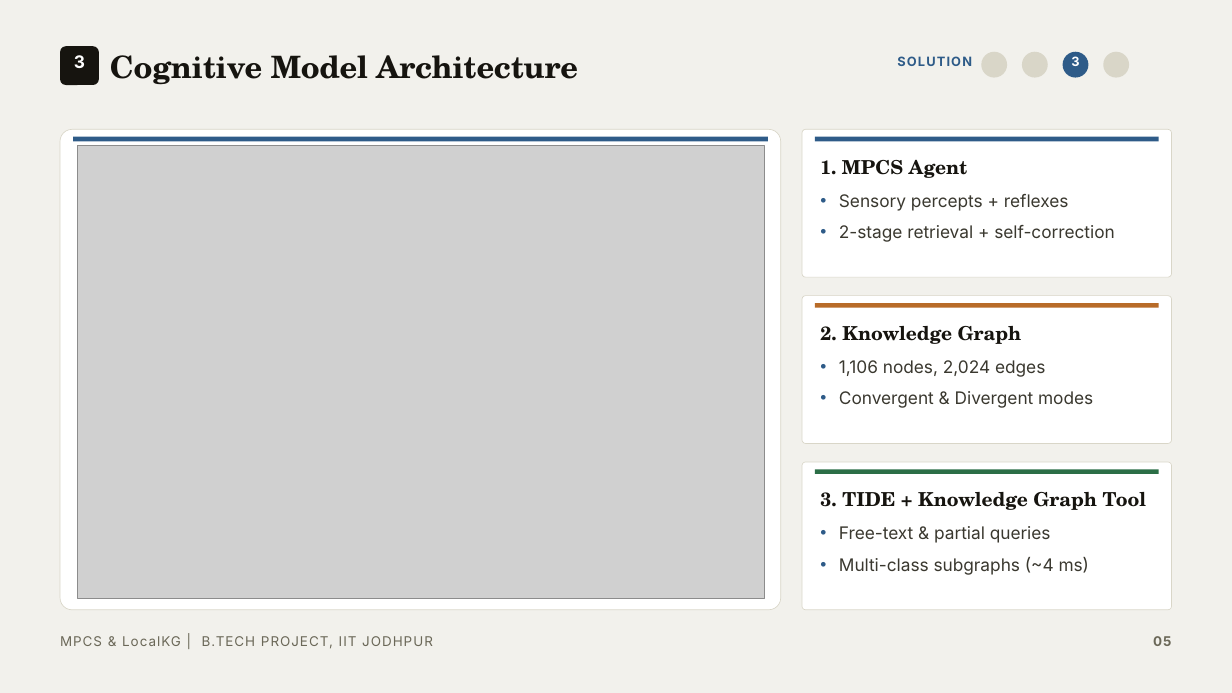
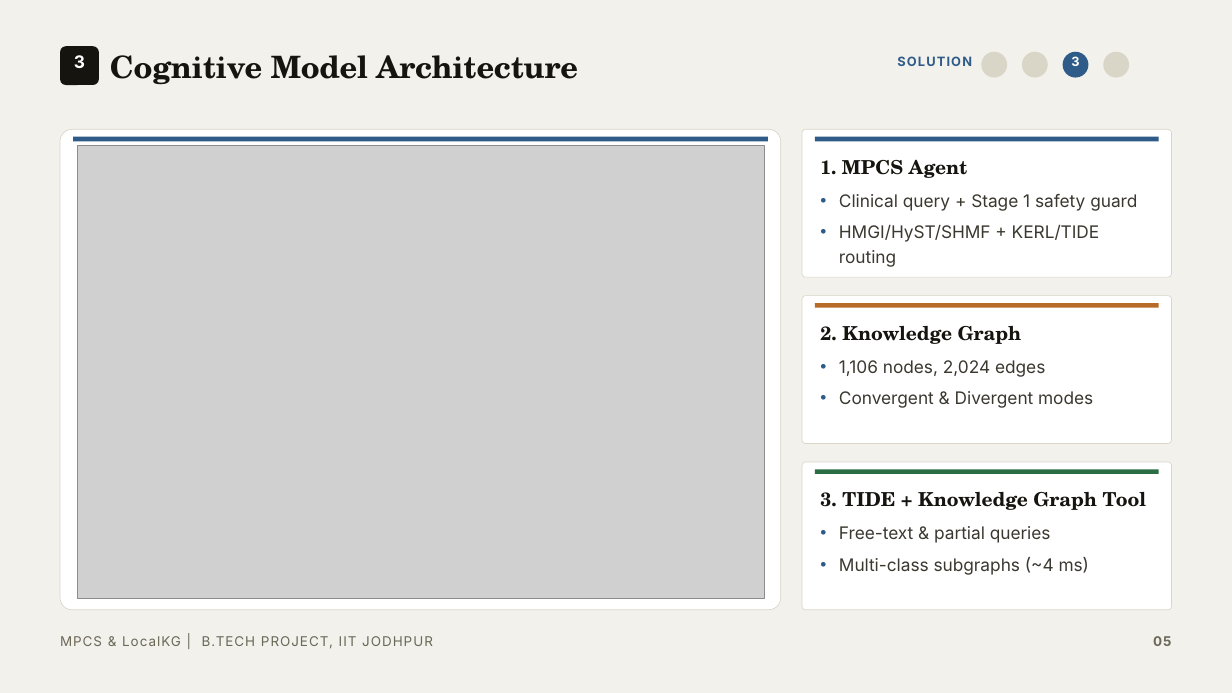
Before and after one commit to AurindumBanerjee/MPCS, a slide deck: slide 5 of report/PPT/BTP_PPT_Clean.pptx. Drawn at 1232x693 pixels with LibreOffice and Linux fonts; fonts in the diff are those of the drawing; grey boxes stand for pictures. Boxes give left, top, right and bottom in pixels: in the first picture for what was removed or moved away, otherwise in the second. Text is boxed around its words. In the diff, an @@ line names an element or a change of style, - is before the commit and + after.

```diff
--- a/report/PPT/BTP_PPT_Clean.pptx
+++ b/report/PPT/BTP_PPT_Clean.pptx
@@ text at <box>839,194,1137,267</box>: text changed @@
-• Sensory percepts + reflexes
-• 2-stage retrieval + self-correction
+• Clinical query + Stage 1 safety guard
+• HMGI/HyST/SHMF + KERL/TIDE routing
```
Also in this commit, not shown: 5 other slides changed, 3 other files.
